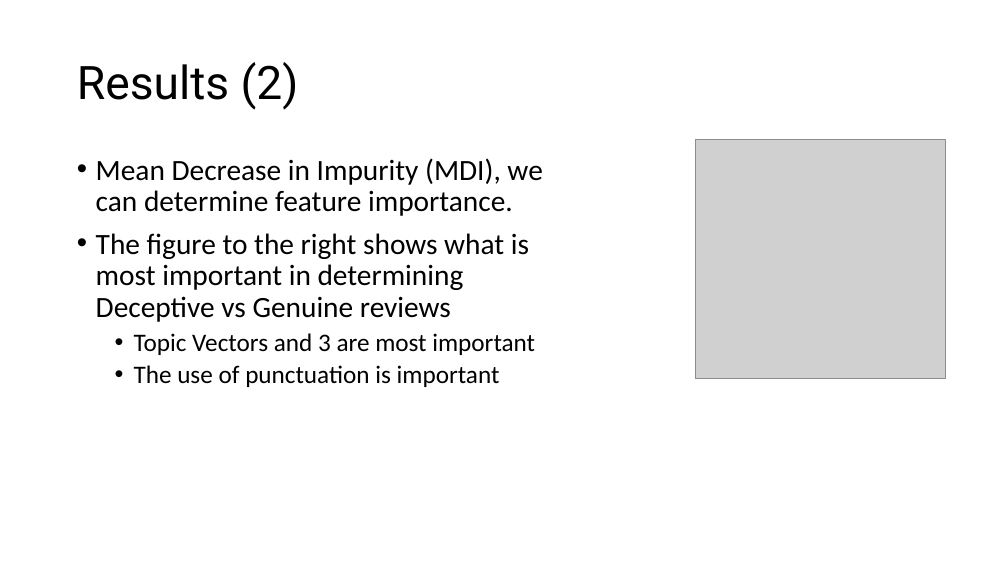
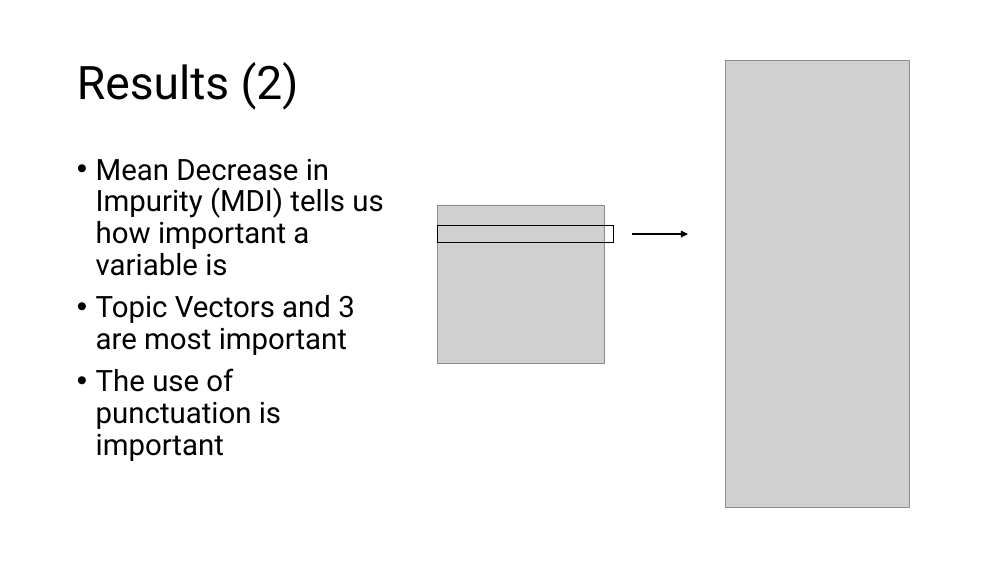
Before and after one commit to chrisgian/Capstone2-NLP-Hotel-Reviews, a slide deck: slide 15 of NLP 2 - Hotel Reviews Deliverable.pptx (slide 18 before the commit). Drawn at 1008x567 pixels with LibreOffice and Linux fonts; fonts in the diff are those of the drawing; grey boxes stand for pictures. Boxes give left, top, right and bottom in pixels: in the first picture for what was removed or moved away, otherwise in the second. Text is boxed around its words. In the diff, an @@ line names an element or a change of style, - is before the commit and + after.

```diff
--- a/NLP 2 - Hotel Reviews Deliverable.pptx
+++ b/NLP 2 - Hotel Reviews Deliverable.pptx
@@ picture added at [726,60,910,508] @@
@@ text at [96,159,383,276]: text changed; font Calibri to Roboto @@
-• Mean Decrease in Impurity (MDI), we can determine feature importance.
-• The figure to the right shows what is most important in determining Deceptive vs Genuine reviews
+• Mean Decrease in Impurity (MDI) tells us how important a variable is
@@ picture: place and size @@
-picture at [696,140,946,378]
+picture at [438,205,604,364]
@@ rectangle added at [438,225,613,243], outline #000000 1 pt @@
@@ arrow added from (632, 234) to (688, 234), #000000 2.25 pt @@
@@ text at [96,295,355,461]: size 24 to 28 pt, font Calibri to Roboto in "Topic Vectors and 3 are most important", "The use of punctuation is important"; list level 2 to 1 in "Topic Vectors and 3 are ..."; list level 2 to 1 in "The use of punctuation is ..." @@
```
Also in this commit, not shown: 10 other slides changed, 5 slides added, 9 slides removed, 1 other file.
